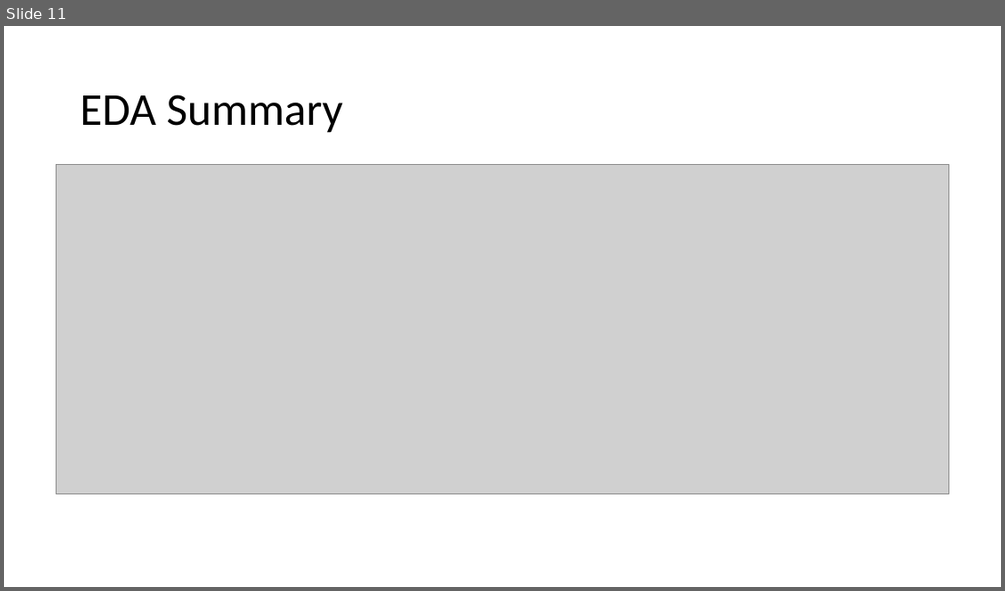
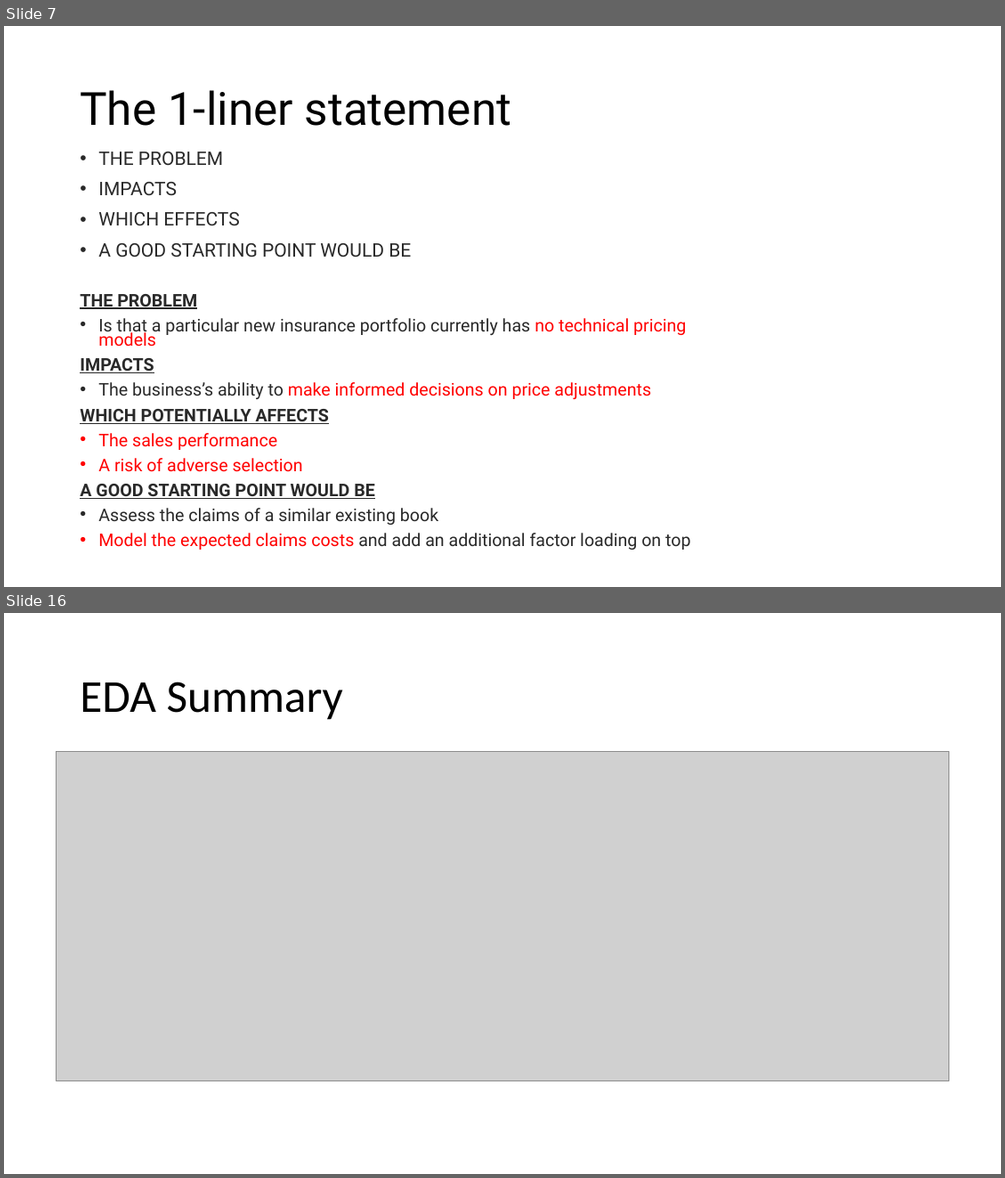
Before and after one commit to jtsw1990/datascience-eda-prezo, a slide deck: Problem Formulation & EDA.pptx. Shown one above the other, each under a label of ours: slide 11 before the commit, slides 7 and 16 after it; the slides between them are not shown. The pictures are 1005x591 and 1005x1178 pixels, drawn with LibreOffice and Linux fonts; fonts in the diff are those of the drawing; grey boxes stand for pictures. Boxes give left, top, right and bottom in pixels: in the first picture for what was removed or moved away, otherwise in the second. Text is boxed around its words. In the diff, an @@ line names an element or a change of style, - is before the commit and + after.

```diff
--- a/Problem Formulation & EDA.pptx
+++ b/Problem Formulation & EDA.pptx
@@ slide 7 added at <box>4,26,1001,587</box>, background #FFFFFF @@
@@ title added at <box>80,90,511,126</box>, 44 pt, text #000000 @@
+The 1-liner statement
@@ text added at <box>98,151,411,257</box>, 18 pt, text #292929 @@
+• THE PROBLEM
+• IMPACTS
+• WHICH EFFECTS
+• A GOOD STARTING POINT WOULD BE
@@ text added at <box>80,294,690,549</box>, 16.8 pt, text #292929 @@
+THE PROBLEM
+• Is that a particular new insurance portfolio currently has no technical pricing models
+IMPACTS
+• The business’s ability to make informed decisions on price adjustments
+WHICH POTENTIALLY AFFECTS
+• The sales performance
+• A risk of adverse selection
+A GOOD STARTING POINT WOULD BE
+• Assess the claims of a similar existing book
+• Model the expected claims costs and add an additional factor loading on top
@@ what was slide 11 is now slide 16 @@
```
Also in this commit, not shown: 10 slides changed, 5 other slides added, 1 slide removed, 1 other file.
